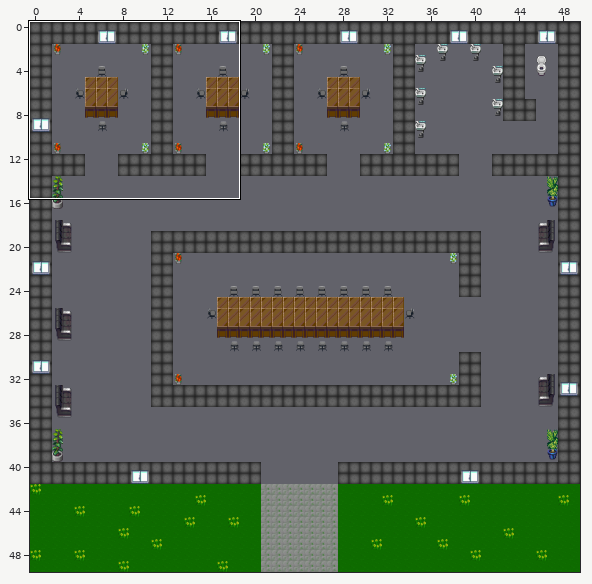
Tiled map: map.tmx. The first picture is a wide view before the edit; the outline marks the close-up.
Close-up. Old version:
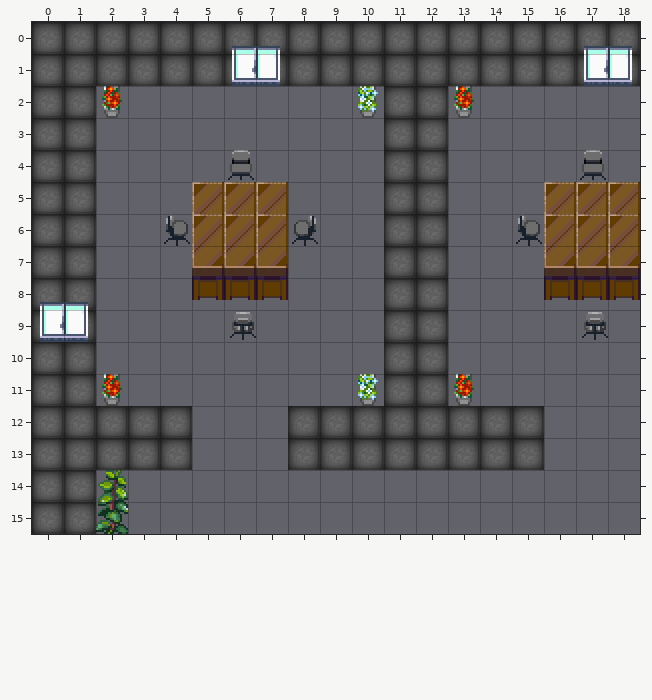
Cells are 32x32 px. Shown: x 0..18, y 0..15. The commit also changed other parts of the map, which this record leaves out.
The same view after the edit:
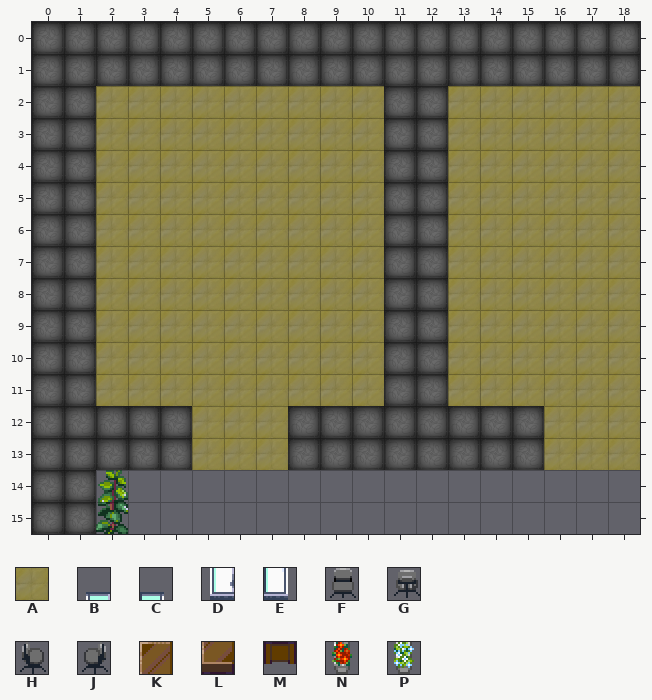
Key: from "floortileset": A 24; from "tilesets_deviant_milkian_1": B 14, C 15, D 30, E 31, F 112, G 113, H 114, J 115, K 128, L 144, M 160, N 229, P 230.
_ is an empty cell.
The edit:
{"where": "layer \"bottom\""}
{"y":4,"x":6,"old":"F","new":"_"}
{"y":4,"x":17,"old":"F","new":"_"}
{"y":5,"x":5,"old":"KKK","new":"___"}
{"y":5,"x":16,"old":"KKK","new":"___"}
{"y":6,"x":4,"old":"HKKKJ","new":"_____"}
{"y":6,"x":15,"old":"HKKK","new":"____"}
{"y":7,"x":5,"old":"LLL","new":"___"}
{"y":7,"x":16,"old":"LLL","new":"___"}
{"y":8,"x":5,"old":"MMM","new":"___"}
{"y":8,"x":16,"old":"MMM","new":"___"}
{"y":9,"x":6,"old":"G","new":"_"}
{"y":9,"x":17,"old":"G","new":"_"}
{"where": "layer \"top\""}
{"y":0,"x":6,"old":"BC","new":"__"}
{"y":0,"x":17,"old":"BC","new":"__"}
{"y":1,"x":6,"old":"DE","new":"__"}
{"y":1,"x":17,"old":"DE","new":"__"}
{"y":2,"x":2,"old":"N_______P","new":"AAAAAAAAA"}
{"y":2,"x":13,"old":"N_____","new":"AAAAAA"}
{"y":3,"x":2,"old":"_________","new":"AAAAAAAAA"}
{"y":3,"x":13,"old":"______","new":"AAAAAA"}
{"y":4,"x":2,"old":"_________","new":"AAAAAAAAA"}
{"y":4,"x":13,"old":"______","new":"AAAAAA"}
{"y":5,"x":2,"old":"_________","new":"AAAAAAAAA"}
{"y":5,"x":13,"old":"______","new":"AAAAAA"}
{"y":6,"x":2,"old":"_________","new":"AAAAAAAAA"}
{"y":6,"x":13,"old":"______","new":"AAAAAA"}
{"y":7,"x":2,"old":"_________","new":"AAAAAAAAA"}
{"y":7,"x":13,"old":"______","new":"AAAAAA"}
{"y":8,"x":0,"old":"BC_________","new":"__AAAAAAAAA"}
{"y":8,"x":13,"old":"______","new":"AAAAAA"}
{"y":9,"x":0,"old":"DE_________","new":"__AAAAAAAAA"}
{"y":9,"x":13,"old":"______","new":"AAAAAA"}
{"y":10,"x":2,"old":"_________","new":"AAAAAAAAA"}
{"y":10,"x":13,"old":"______","new":"AAAAAA"}
{"y":11,"x":2,"old":"N_______P","new":"AAAAAAAAA"}
{"y":11,"x":13,"old":"N_____","new":"AAAAAA"}
{"y":12,"x":5,"old":"___","new":"AAA"}
{"y":12,"x":16,"old":"___","new":"AAA"}
{"y":13,"x":5,"old":"___","new":"AAA"}
{"y":13,"x":16,"old":"___","new":"AAA"}
{"label":"changed","picture_box":[40,46,384,470]}
{"label":"changed","picture_box":[448,46,640,470]}
